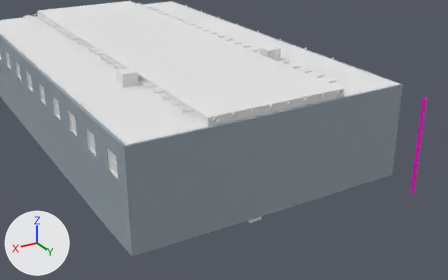
Renders of the FBX model Assets/Models/environment_blocking.fbx from each side of a commit.
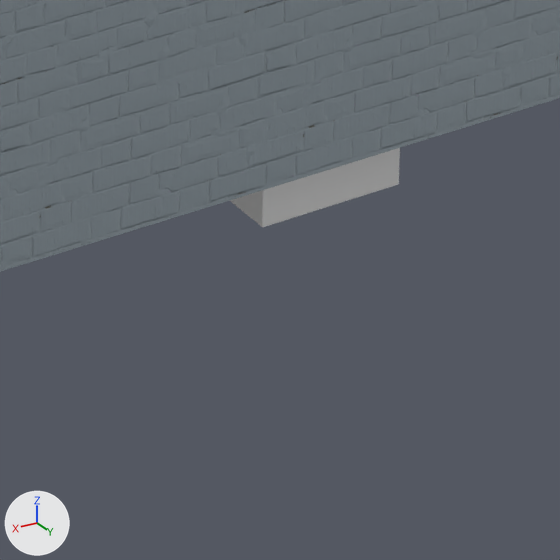
The first picture shows the older version from a camera (50 mm lens) standing at (25.59, 44.66, 23.46) and looking at (3.15, 7.25, 4.75). The close-ups show both versions on the part from 51% to 61% of the width and 73% to 90% of the height of that picture. The axes (+X, +Y, +Z) are drawn at lower left. The lights are the same throughout. Where no turn or scale is listed for an object, it has been applied to the vertices.

Names of what the first close-up shows: 'exterior.walls', 'servers'.
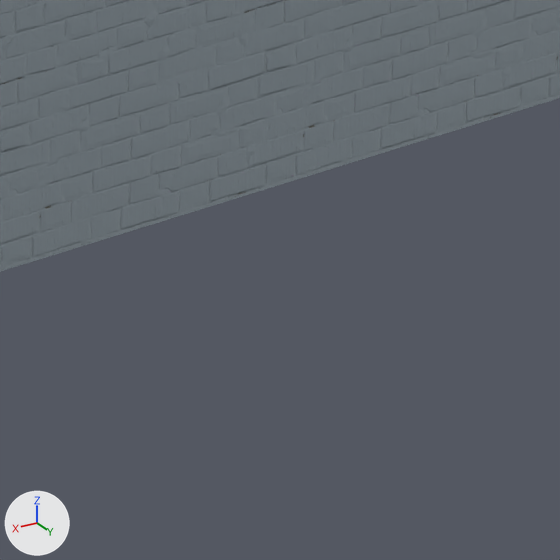
Pixel boxes (x1, y1, x2, y2) of what changed, in the close-ups (560 x 560 px):
'servers', deleted: before (230, 148, 400, 227)

What the commit changed:
Object 'servers' (ob_servers) is deleted.
